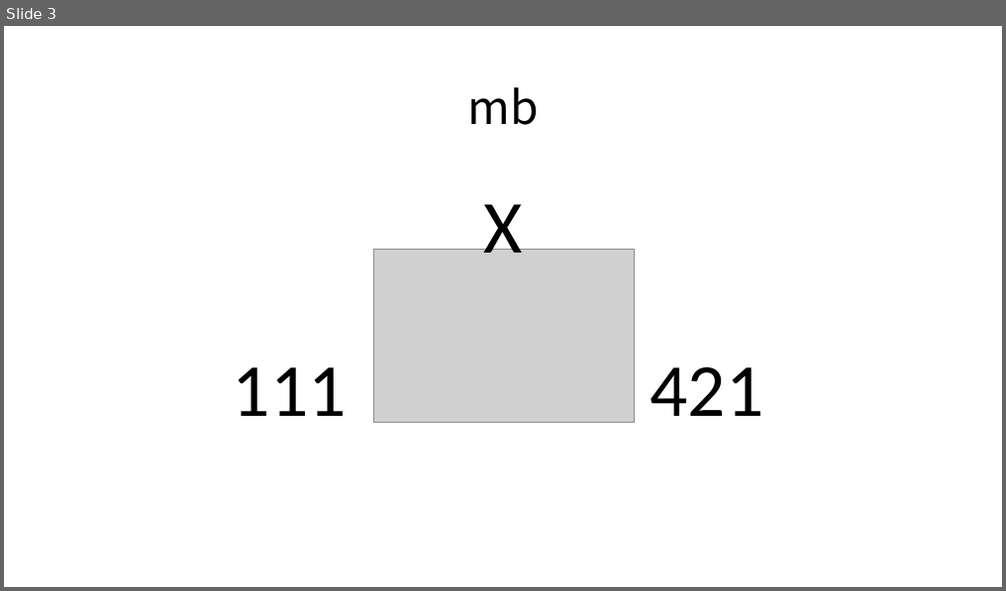
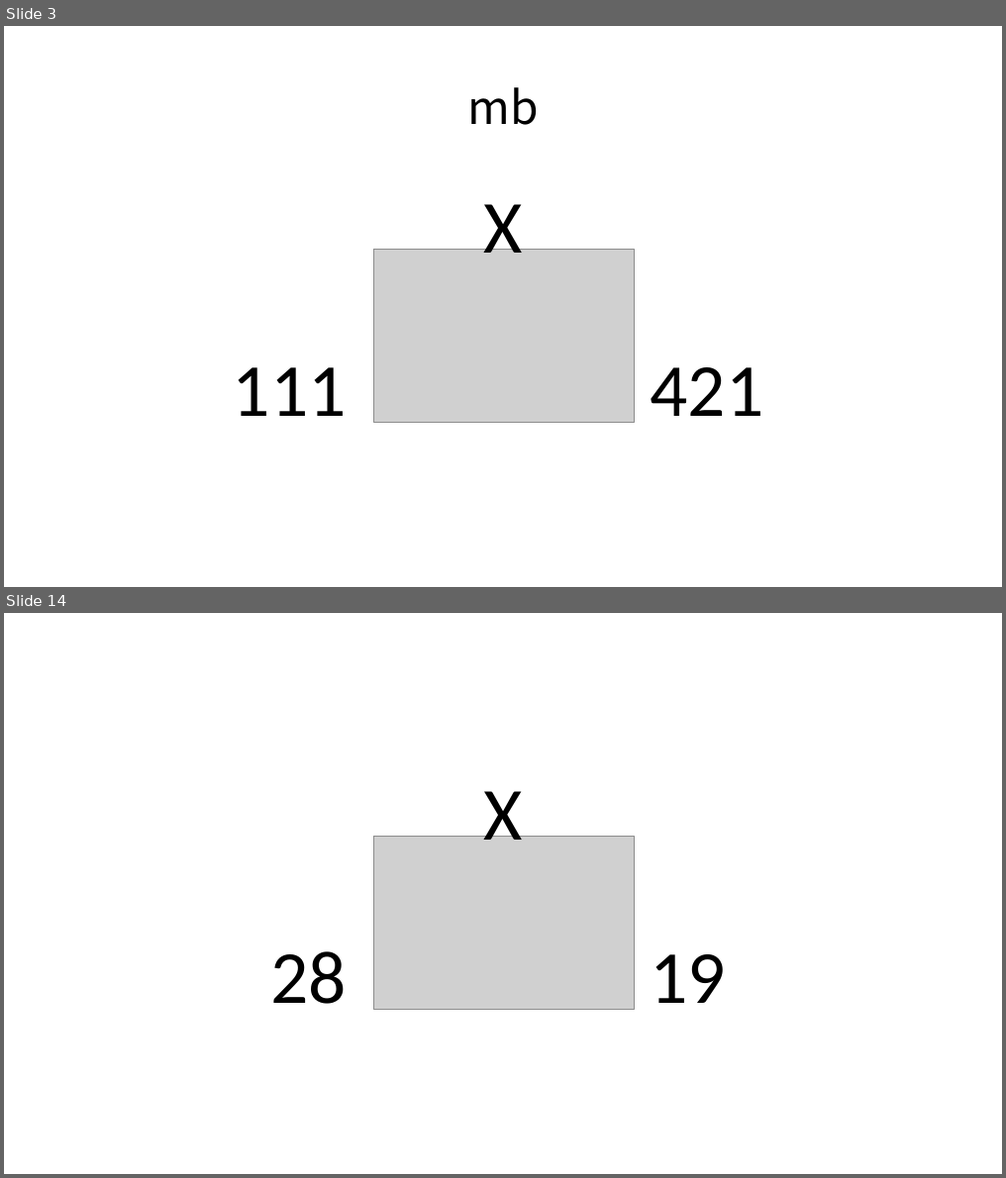
Before and after one commit to richardzai2002/chamap-tiles, a slide deck: model.pptx. Shown one above the other, each under a label of ours: slide 3 before the commit, slides 3 and 14 after it; the slides between them are not shown. The pictures are 1006x591 and 1006x1178 pixels, drawn with LibreOffice and Linux fonts; fonts in the diff are those of the drawing; grey boxes stand for pictures. Boxes give left, top, right and bottom in pixels: in the first picture for what was removed or moved away, otherwise in the second. Text is boxed around its words. In the diff, an @@ line names an element or a change of style, - is before the commit and + after.

```diff
--- a/model.pptx
+++ b/model.pptx
@@ slide 14 added at [4, 613, 1002, 1174], background #FFFFFF @@
@@ group added at [270, 791, 727, 1010]: 3 texts, 1 picture @@
+19
+28
+X
```
Also in this commit, not shown: 37 other slides added, 6 other files.
